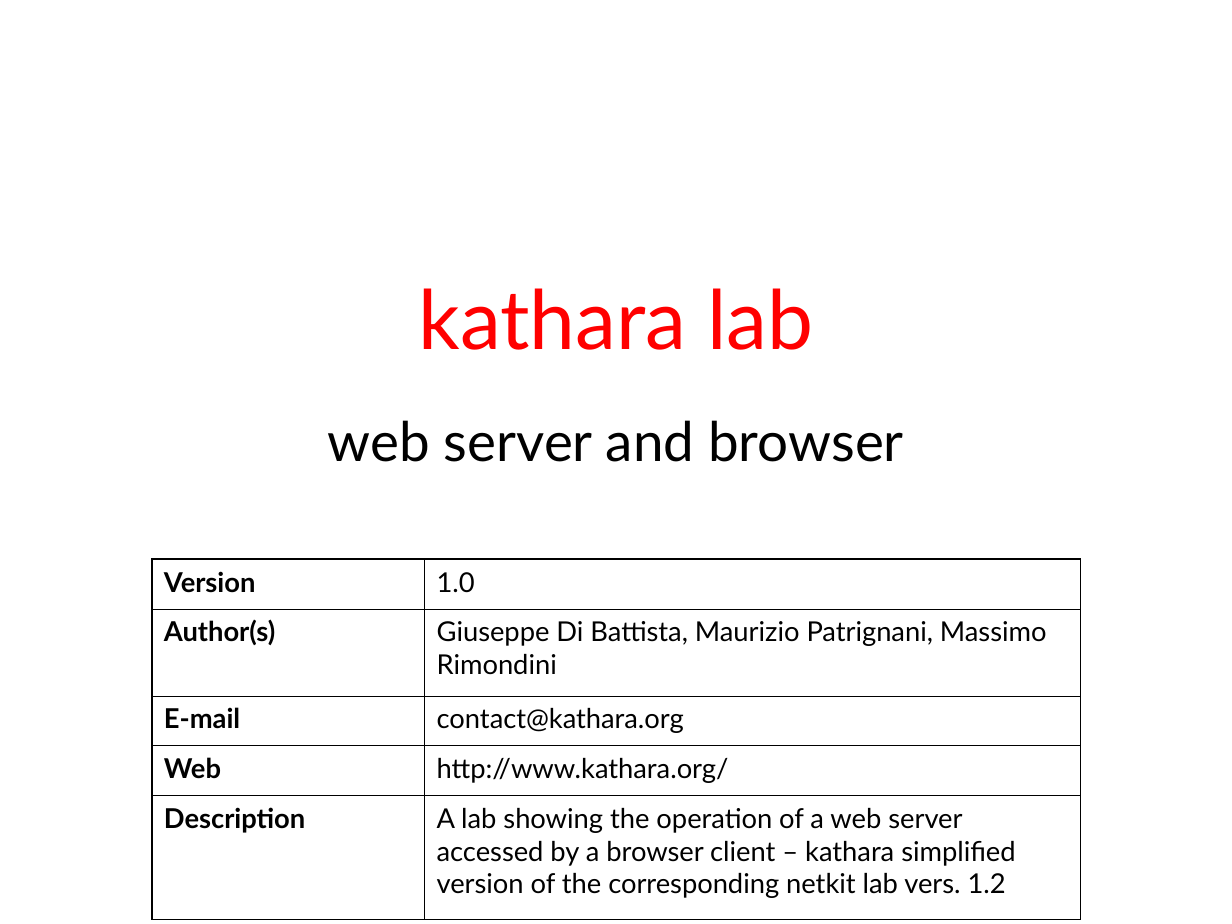
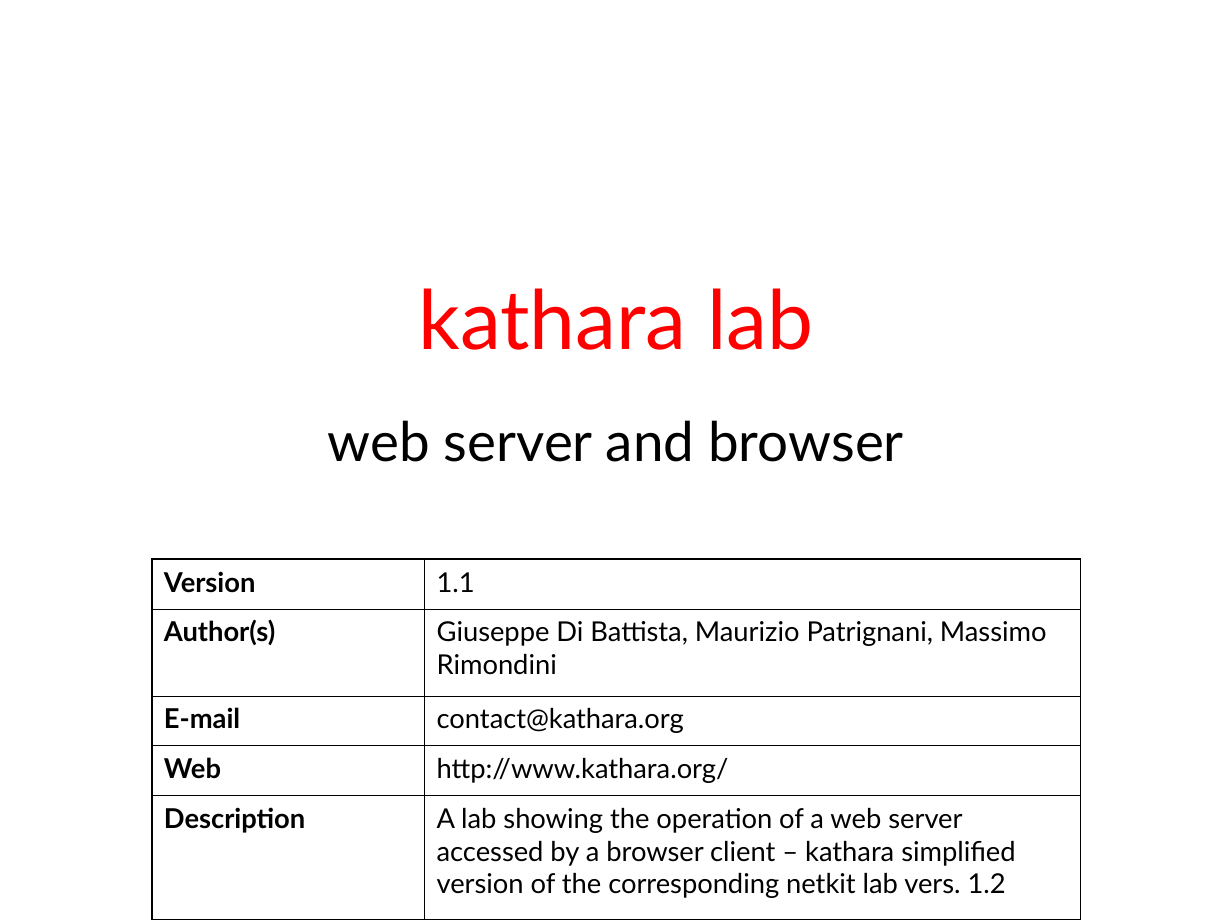
Before and after one commit to KatharaFramework/Kathara-Labs, a slide deck: slide 1 of Application Level/WebServer/008-kathara-lab_webserver.ppt. Drawn at 1232x924 pixels with LibreOffice and Linux fonts; fonts in the diff are those of the drawing. Boxes give left, top, right and bottom in pixels: in the first picture for what was removed or moved away, otherwise in the second. Text is boxed around its words. In the diff, an @@ line names an element or a change of style, - is before the commit and + after.

Commit message:
removed the part on userdir that does not work with kathara

```diff
--- a/Application Level/WebServer/008-kathara-lab_webserver.ppt
+++ b/Application Level/WebServer/008-kathara-lab_webserver.ppt
@@ table at (152,559,1079,902) @@
-row 1, column 2: 1.0
+row 1, column 2: 1.1
```
Also in this commit, not shown: 3 other slides changed, 2 slides removed, 1 other file.
